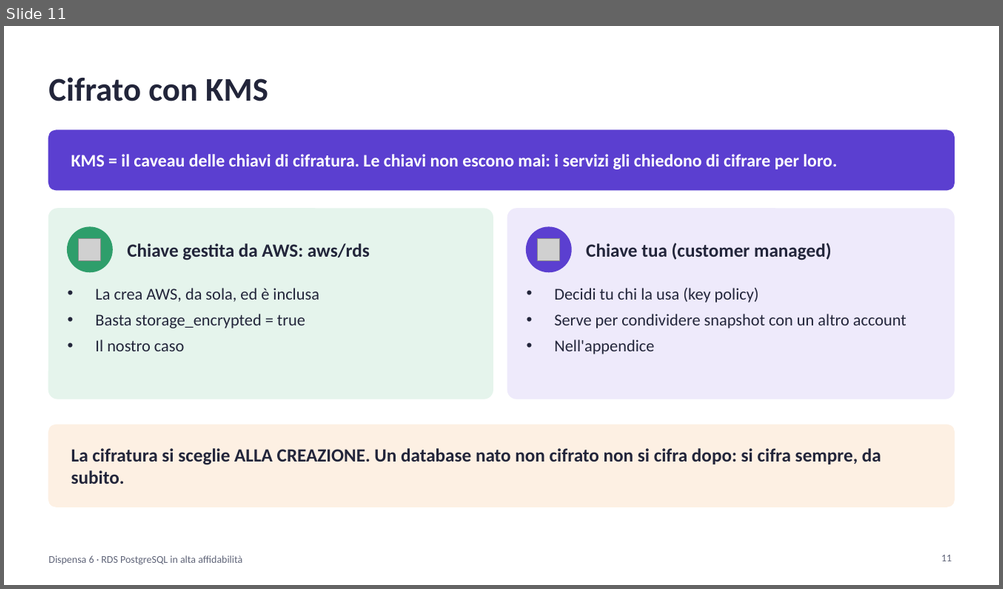
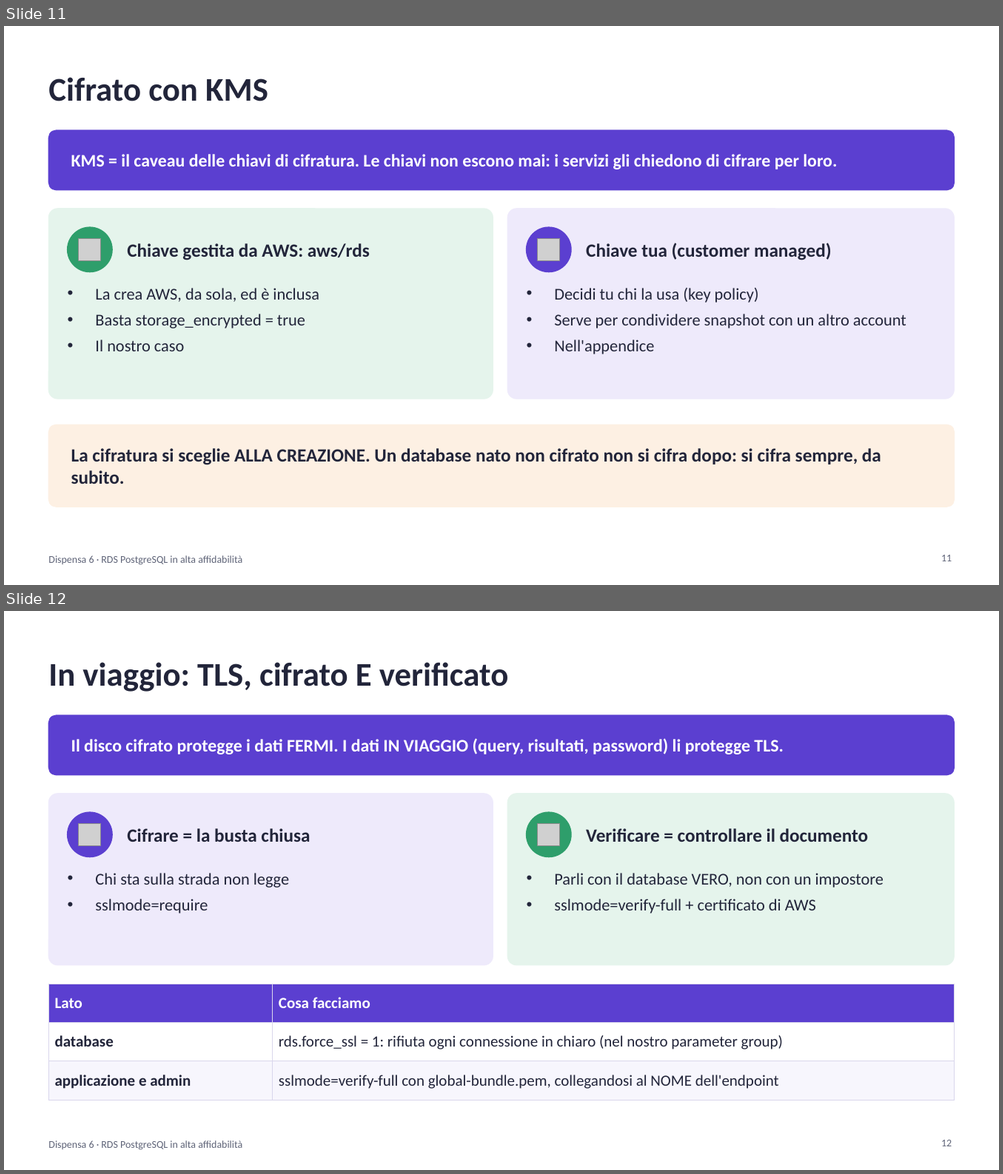
Before and after one commit to cereZ23/aws, a slide deck: slide/slide-6-rds.pptx. Shown one above the other, each under a label of ours: slide 11 before the commit, slides 11 and 12 after it. The pictures are 1003x589 and 1003x1174 pixels, drawn with LibreOffice and Linux fonts; fonts in the diff are those of the drawing; grey boxes stand for pictures. Boxes give left, top, right and bottom in pixels: in the first picture for what was removed or moved away, otherwise in the second. Text is boxed around its words. In the diff, an @@ line names an element or a change of style, - is before the commit and + after.

Commit message:
Lezione 6: connessioni al database solo cifrate (rds.force_ssl) e verificate (verify-full)

```diff
--- a/slide/slide-6-rds.pptx
+++ b/slide/slide-6-rds.pptx
@@ slide 12 added at <box>4,611,999,1170</box>, background #FFFFFF @@
@@ text added at <box>48,662,508,692</box>, 32 pt, text #22253A, bold @@
+In viaggio: TLS, cifrato E verificato
@@ rounded rectangle added at <box>48,715,954,775</box>, fill #5B3FD0, outline #5B3FD0 1 pt @@
@@ text added at <box>71,738,783,755</box>, 17 pt, text #FFFFFF, bold @@
+Il disco cifrato protegge i dati FERMI. I dati IN VIAGGIO (query, risultati, password) li protegge TLS.
@@ rounded rectangle added at <box>48,794,492,965</box>, fill #EEEAFB, outline #EEEAFB 1 pt @@
@@ rounded rectangle added at <box>508,794,954,965</box>, fill #E5F4EC, outline #E5F4EC 1 pt @@
@@ ellipse added at <box>68,812,112,857</box>, fill #5B3FD0, outline #5B3FD0 1 pt @@
@@ picture added at <box>79,823,101,846</box> @@
@@ text added at <box>127,829,310,842</box>, 18 pt, text #22253A, bold @@
+Cifrare = la busta chiusa
@@ ellipse added at <box>526,812,571,857</box>, fill #2E9E6B, outline #2E9E6B 1 pt @@
@@ picture added at <box>538,823,560,846</box> @@
@@ text added at <box>586,829,868,842</box>, 18 pt, text #22253A, bold @@
+Verificare = controllare il documento
@@ text added at <box>95,873,289,914</box>, 16 pt, text #22253A @@
+• Chi sta sulla strada non legge
+• sslmode=require
@@ text added at <box>554,873,884,914</box>, 16 pt, text #22253A @@
+• Parli con il database VERO, non con un impostore
+• sslmode=verify-full + certificato di AWS
@@ table added at <box>48,984,954,1092</box>, 3 rows, 2 columns @@
+Lato | Cosa facciamo
+database | rds.force_ssl = 1: rifiuta ogni connessione in chiaro (nel nostro parameter group)
+applicazione e admin | sslmode=verify-full con global-bundle.pem, collegandosi al NOME dell'endpoint
@@ text added at <box>48,1141,242,1150</box>, 10 pt, text #5F6478 @@
+Dispensa 6 · RDS PostgreSQL in alta affidabilità
@@ page number added at <box>941,1140,951,1147</box>, 10 pt, text #5F6478 @@
+12
```
Also in this commit, not shown: 3 slides changed, 1 other slide added, 1 other file.
